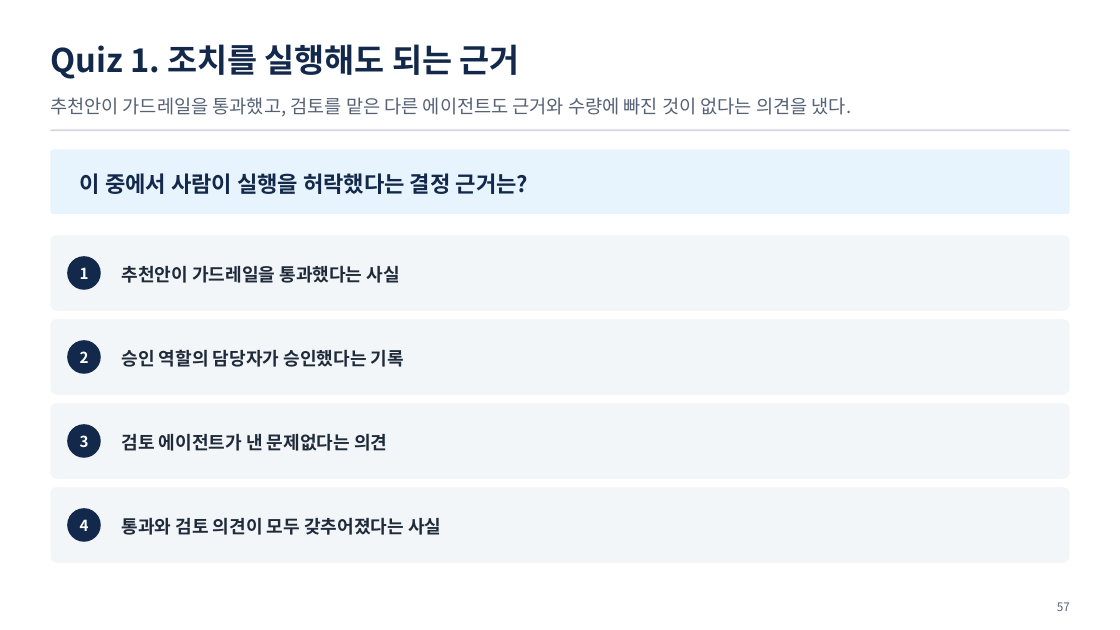
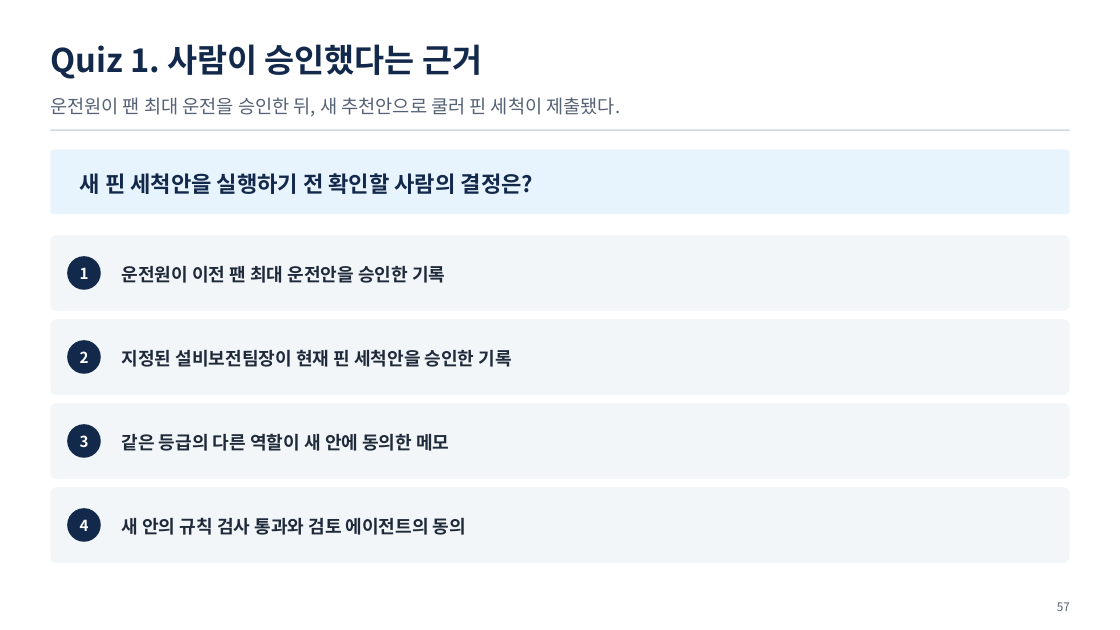
Before and after one commit to uengine-oss/hyd-iot-edu, a slide deck: slide 57 of workspace/강의제작/산출물/통합반/이론/07회차/통합반_07일차.pptx. Drawn at 1120x630 pixels with LibreOffice and Linux fonts; fonts in the diff are those of the drawing. Boxes give left, top, right and bottom in pixels: in the first picture for what was removed or moved away, otherwise in the second. Text is boxed around its words. In the diff, an @@ line names an element or a change of style, - is before the commit and + after.

```diff
--- a/workspace/강의제작/산출물/통합반/이론/07회차/통합반_07일차.pptx
+++ b/workspace/강의제작/산출물/통합반/이론/07회차/통합반_07일차.pptx
@@ text at <box>50,44,482,79</box>: text changed @@
-Quiz 1. 조치를 실행해도 되는 근거
+Quiz 1. 사람이 승인했다는 근거
@@ text at <box>50,97,621,117</box>: text changed @@
-추천안이 가드레일을 통과했고, 검토를 맡은 다른 에이전트도 근거와 수량에 빠진 것이 없다는 의견을 냈다.
+운전원이 팬 최대 운전을 승인한 뒤, 새 추천안으로 쿨러 핀 세척이 제출됐다.
@@ text at <box>80,173,534,194</box>: text changed @@
-이 중에서 사람이 실행을 허락했다는 결정 근거는?
+새 핀 세척안을 실행하기 전 확인할 사람의 결정은?
@@ text at <box>122,266,445,283</box>: text changed @@
-추천안이 가드레일을 통과했다는 사실
+운전원이 이전 팬 최대 운전안을 승인한 기록
@@ text at <box>122,349,512,367</box>: text changed @@
-승인 역할의 담당자가 승인했다는 기록
+지정된 설비보전팀장이 현재 핀 세척안을 승인한 기록
@@ text at <box>122,433,449,451</box>: text changed @@
-검토 에이전트가 낸 문제없다는 의견
+같은 등급의 다른 역할이 새 안에 동의한 메모
@@ text at <box>122,517,466,535</box>: text changed @@
-통과와 검토 의견이 모두 갖추어졌다는 사실
+새 안의 규칙 검사 통과와 검토 에이전트의 동의
```
Also in this commit, not shown: 3 other slides changed, 30 other files.
